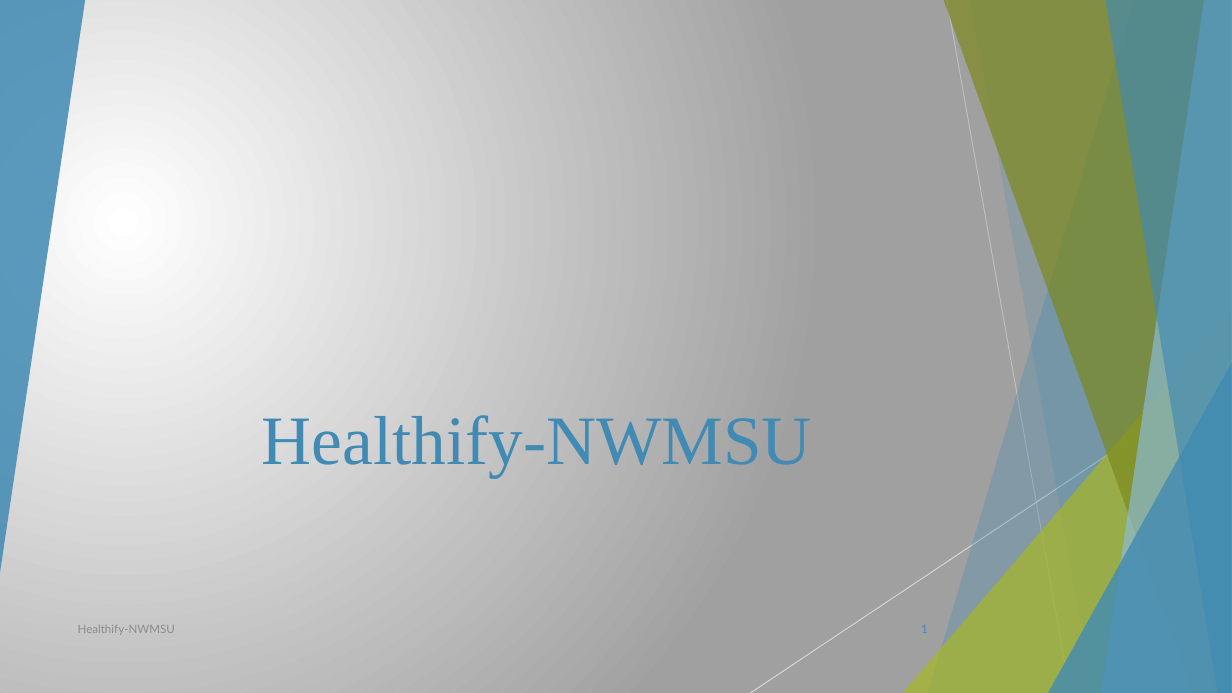
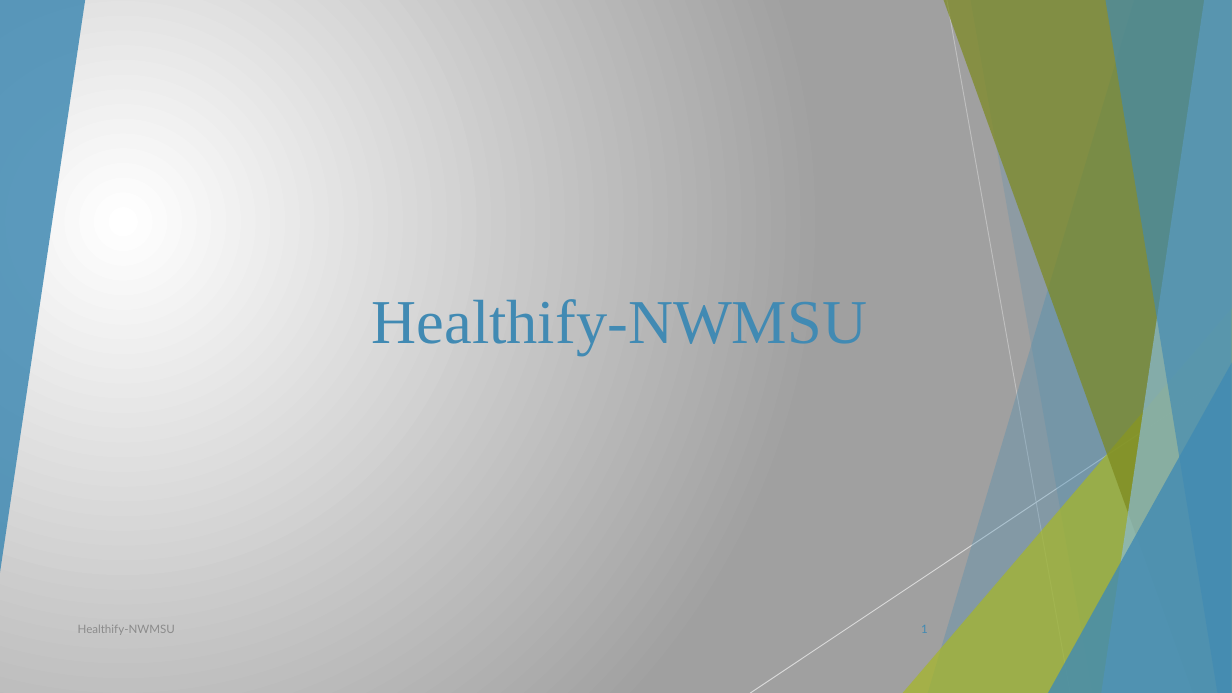
Before and after one commit to sowmyathogiti/Healthify, a slide deck: slide 1 of Healthify-NWMSU.pptx. Drawn at 1232x693 pixels with LibreOffice and Linux fonts; fonts in the diff are those of the drawing. Boxes give left, top, right and bottom in pixels: in the first picture for what was removed or moved away, otherwise in the second. Text is boxed around its words. In the diff, an @@ line names an element or a change of style, - is before the commit and + after.

```diff
--- a/Healthify-NWMSU.pptx
+++ b/Healthify-NWMSU.pptx
@@ title "Healthify-NWMSU" moved from (x1=262, y1=410, x2=812, y2=478) to (x1=372, y1=294, x2=867, y2=355) @@
@@ title "Healthify-NWMSU" at (x1=372, y1=294, x2=867, y2=355): size 54 to 48.6 pt @@
```
Also in this commit, not shown: 2 other slides changed.
